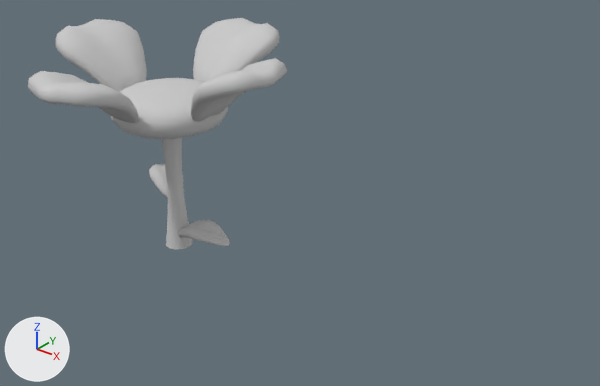
A saved change to the FBX model BeeeHave/Assets/Animations/anim_Flower-01-closing.FBX.
Before and after are seen from a camera (50 mm lens) standing at (22.73, -10.32, 3.64) and looking at (17.49, -3.78, -0.42). Every picture has the same lights, and +X, +Y and +Z are marked at lower left. Both versions are drawn at frame 61 of the action 'Take 001'; the numbers are the values there.

Objects in the first picture: 'me_Flower-bloom', 'me_Flower-bloom-petal', 'me_Flower-bloom-petal.001', 'me_Flower-bloom-petal.002', 'me_Flower-bloom-petal.003', 'me_Flower-leaf', 'me_Flower-leaf.001', 'me_flower-stem'.
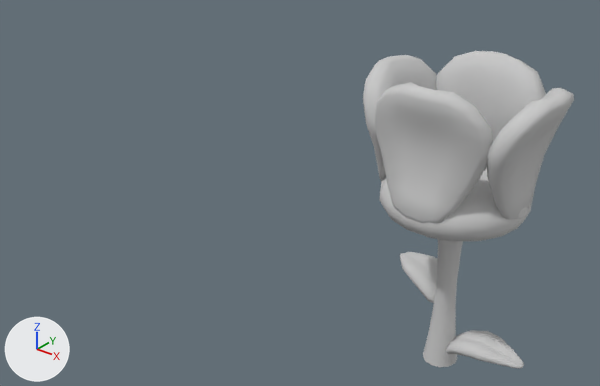
Commit message: flower update

Pixel boxes [x1, y1, x2, y2] of what changed, in the pictures (600 x 386 px):
'me_Flower-bloom-petal', moved, turned: before [27, 71, 139, 123]; after [375, 82, 493, 223]
'me_Flower-bloom-petal.002', moved, turned: before [193, 18, 280, 82]; after [436, 51, 546, 142]
'me_Flower-bloom', moved: before [111, 78, 228, 139]; after [380, 167, 532, 241]
'me_Flower-bloom-petal004', added: after [487, 88, 574, 220]
'me_flower-stem', moved: before [161, 138, 193, 249]; after [423, 239, 463, 367]
'me_Flower-bloom-petal.003', deleted: before [55, 19, 147, 92]
'me_Flower-bloom-petal.001', deleted: before [190, 58, 287, 121]
'me_Flower-bloom-petal001', added: after [363, 55, 437, 181]
'me_Flower-leaf001', added: after [446, 330, 524, 369]
'me_Flower-leaf002', added: after [400, 252, 437, 303]
'me_Flower-leaf', deleted: before [178, 220, 230, 247]
'me_Flower-leaf.001', deleted: before [149, 163, 183, 197]

The change, as a diff of the scene's bpy script:
```diff
--- a/BeeeHave/Assets/Animations/anim_Flower-01-closing.FBX.py
+++ b/BeeeHave/Assets/Animations/anim_Flower-01-closing.FBX.py
@@ ob_me_flower_leaf_001 @@
-ob_me_flower_leaf_001 = bpy.data.objects.new('me_Flower-leaf.001', me_mesh_002)
@@ ob_me_flower_bloom_petal_001 @@
-ob_me_flower_bloom_petal_001 = bpy.data.objects.new('me_Flower-bloom-petal.001', me_mesh_004)
@@ ob_me_flower_bloom_petal @@
 ob_me_flower_bloom_petal = bpy.data.objects.new('me_Flower-bloom-petal', me_mesh_003)
-ob_me_flower_bloom_petal.parent = ob_me_flower01
-ob_me_flower_bloom_petal.location = (-0.791, -25.68, 72.04)
-ob_me_flower_bloom_petal.rotation_euler = (1.571, -0.529, -1.571)  # degrees (90, -30, -90)
+ob_me_flower_bloom_petal.parent = ob_me_flower002
+ob_me_flower_bloom_petal.location = (-0.791, -27.97, 72.04)
+ob_me_flower_bloom_petal.rotation_euler = (-1.571, -1.513, 1.571)  # degrees (-90, -87, 90)
@@ ob_me_flower_stem @@
 ob_me_flower_stem = bpy.data.objects.new('me_flower-stem', me_mesh)
-ob_me_flower_stem.parent = ob_me_flower01
+ob_me_flower_stem.parent = ob_me_flower002
 ob_me_flower_stem.location = (-0.0326, 0.276, 31.62)
@@ ob_me_flower_bloom_petal_002 @@
 ob_me_flower_bloom_petal_002 = bpy.data.objects.new('me_Flower-bloom-petal.002', me_mesh_006)
-ob_me_flower_bloom_petal_002.parent = ob_me_flower01
+ob_me_flower_bloom_petal_002.parent = ob_me_flower002
 ob_me_flower_bloom_petal_002.location = (-0.791, 26.61, 72.04)
-ob_me_flower_bloom_petal_002.rotation_euler = (1.571, -0.529, 1.571)  # degrees (90, -30, 90)
+ob_me_flower_bloom_petal_002.rotation_euler = (1.571, -1.541, 1.571)  # degrees (90, -88, 90)
@@ ob_me_flower_bloom_petal_003 @@
-ob_me_flower_bloom_petal_003 = bpy.data.objects.new('me_Flower-bloom-petal.003', me_mesh_007)
@@ ob_me_flower_leaf @@
-ob_me_flower_leaf = bpy.data.objects.new('me_Flower-leaf', me_mesh_001)
@@ ob_me_flower_bloom @@
 ob_me_flower_bloom = bpy.data.objects.new('me_Flower-bloom', me_mesh_005)
-ob_me_flower_bloom.parent = ob_me_flower01
+ob_me_flower_bloom.parent = ob_me_flower002
 ob_me_flower_bloom.location = (-0.0326, 0.276, 72.04)
@@ ob_me_flower002 @@
+ob_me_flower002 = bpy.data.objects.new('Me_Flower002', None)
+ob_me_flower002.location = (19.45, -3.892, -1.643)
+ob_me_flower002.scale = (0.0254, 0.0254, 0.0254)
@@ ob_me_flower_bloom_petal004 @@
+ob_me_flower_bloom_petal004 = bpy.data.objects.new('me_Flower-bloom-petal004', me_mesh_004_1)  # 144 vertices, 142 faces; spans x -0.6..47.2, y -2.3..12.2, z -22.3..22.4; in mat_material__72 (its picture is missing)
+ob_me_flower_bloom_petal004.parent = ob_me_flower002
+ob_me_flower_bloom_petal004.location = (26.91, 0.123, 72.04)
+ob_me_flower_bloom_petal004.rotation_euler = (1.571, -1.396, 0.0)  # degrees (90, -80, 0)
@@ ob_me_flower_leaf002 @@
+ob_me_flower_leaf002 = bpy.data.objects.new('me_Flower-leaf002', me_mesh_006_1)  # 144 vertices, 142 faces; spans x -0.6..47.2, y -4.7..12.4, z -12.6..12.6; in mat_material__72 (its picture is missing)
+ob_me_flower_leaf002.parent = ob_me_flower002
+ob_me_flower_leaf002.location = (-2.529, 0.4, 26.25)
+ob_me_flower_leaf002.rotation_euler = (1.571, 0.0, 2.618)  # degrees (90, 0, 150)
+ob_me_flower_leaf002.scale = (0.657, 0.657, 0.657)
@@ ob_me_flower_bloom_petal001 @@
+ob_me_flower_bloom_petal001 = bpy.data.objects.new('me_Flower-bloom-petal001', me_mesh_004_1.copy())
+ob_me_flower_bloom_petal001.parent = ob_me_flower002
+ob_me_flower_bloom_petal001.location = (-28.15, 0.123, 72.04)
+ob_me_flower_bloom_petal001.rotation_euler = (-1.571, -1.658, 0.0)  # degrees (-90, -95, 0)
@@ ob_me_flower_leaf001 @@
+ob_me_flower_leaf001 = bpy.data.objects.new('me_Flower-leaf001', me_mesh_006_1.copy())
+ob_me_flower_leaf001.parent = ob_me_flower002
+ob_me_flower_leaf001.location = (4.206, -0.104, 6.835)
+ob_me_flower_leaf001.rotation_euler = (1.571, 0.0, 0.0)  # degrees (90, 0, 0)
+ob_me_flower_leaf001.scale = (0.657, 0.657, 0.657)
```
